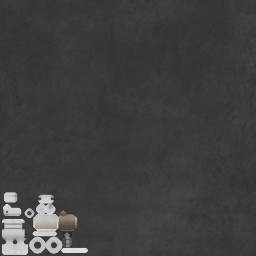
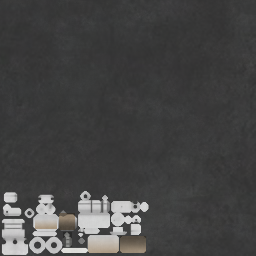
Before/after of a (256, 256) layered artwork. What changed in the layer stack:
painted on "AO" over [78, 191, 149, 253]
painted on "orange" over [88, 236, 146, 253]
